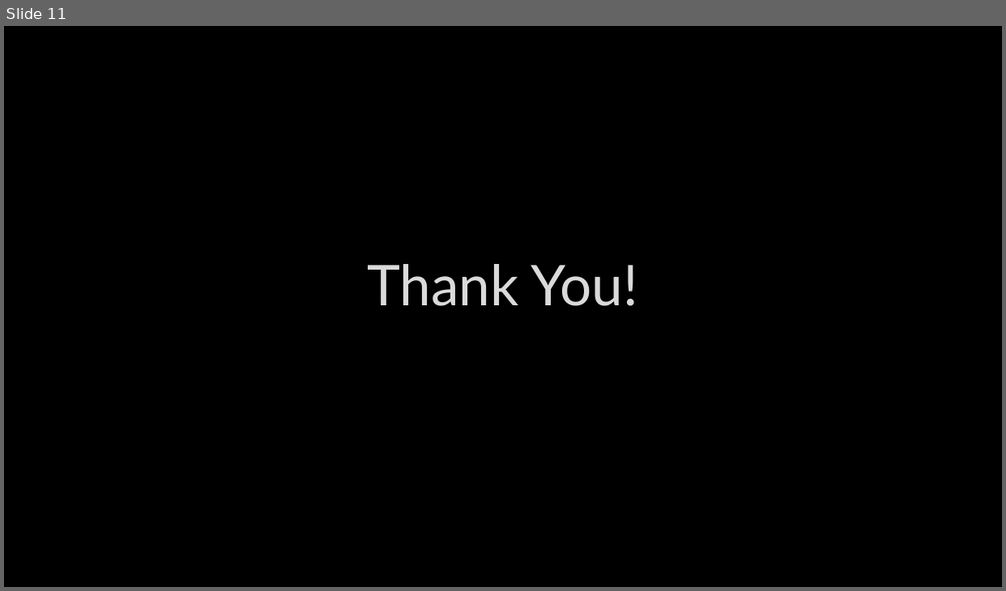
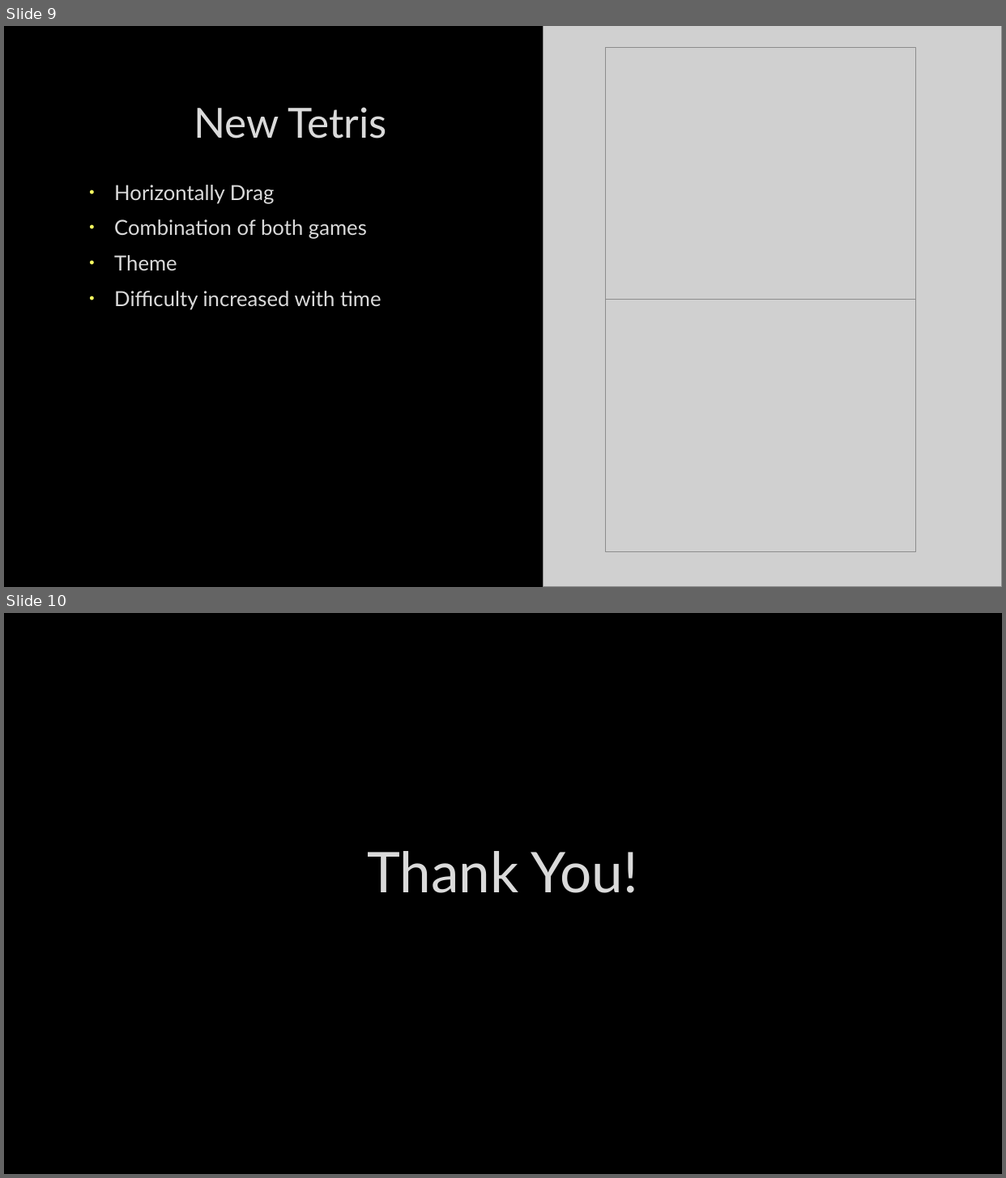
Before and after one commit to doveliyuchen/Final-Project, a slide deck: idea.pptx. Shown one above the other, each under a label of ours: slide 11 before the commit, slides 9 and 10 after it. The pictures are 1006x591 and 1006x1178 pixels, drawn with LibreOffice and Linux fonts; fonts in the diff are those of the drawing; grey boxes stand for pictures; background and template pictures are left out. Boxes give left, top, right and bottom in pixels: in the first picture for what was removed or moved away, otherwise in the second. Text is boxed around its words. In the diff, an @@ line names an element or a change of style, - is before the commit and + after.

```diff
--- a/idea.pptx
+++ b/idea.pptx
@@ slide 9 added at box(4, 26, 1002, 587), background picture (left out) @@
@@ picture added at box(543, 26, 1002, 587) @@
@@ picture added at box(605, 48, 916, 300) @@
@@ title added at box(194, 107, 387, 139), 40 pt, text #DADADA @@
+New Tetris
@@ text added at box(114, 185, 381, 310), 20 pt, text #DADADA @@
+• Horizontally Drag
+• Combination of both games
+• Theme
+• Difficulty increased with time
@@ picture added at box(605, 300, 916, 552) @@
@@ what was slide 11 is now slide 10 @@
```
Also in this commit, not shown: 4 slides changed, 2 slides removed.
